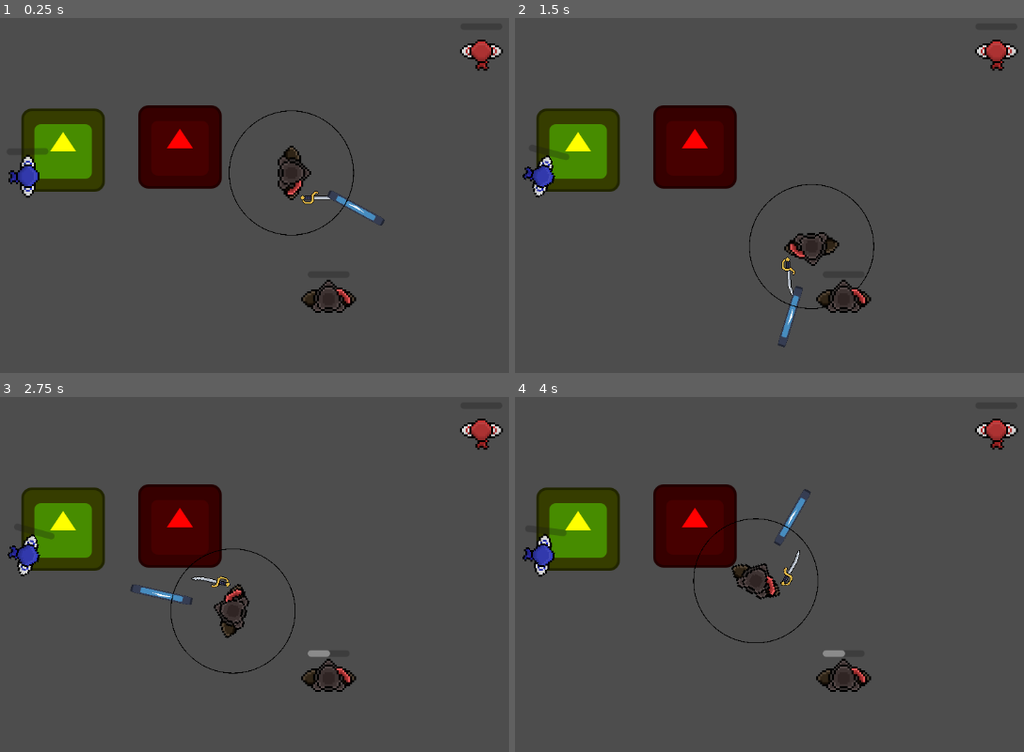
Above: before the commit, frames 1-4 (two rows, left to right).
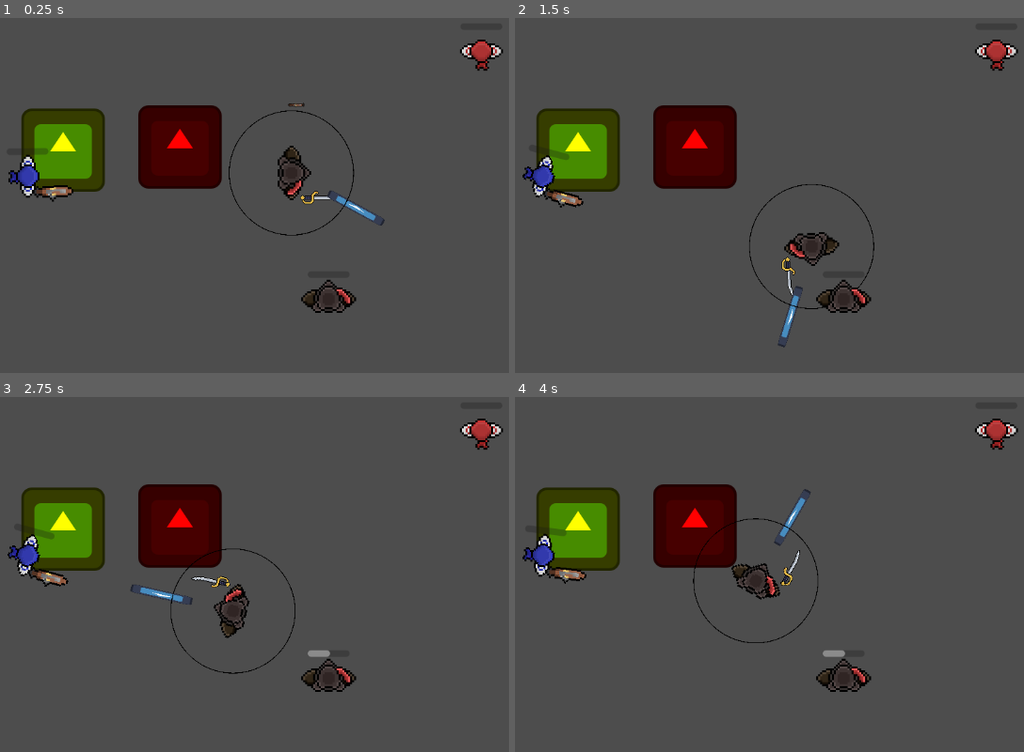
Above: after the commit, the same moments.

Repository: Maccy-0/1-Tap-Adventure
Game: Godot game, scene res://Scenes/MainScene.tscn
Same seed, same stepped clock (60 frames per second), same inputs: the game is played once before the commit and once after it. The engine's default icon, where the game draws it, is replaced by a stand-in: a white triangle on a blue panel in a dark square.
Inputs (mouse positions are in pixels of both pictures, inside the frame that each line leads up to):
- Up to frame 1 (0.25 s): no input
- Up to frame 2 (1.5 s): tap Enter at 0.5 s; move the mouse to (922, 156) at 0.52 s; hold Space (action) 0.53-1.28 s; click (922, 156) at 0.67 s; move the mouse to (606, 199) at 1.27 s; tap F at 1.35 s; click (606, 199) at 1.42 s
- Up to frame 3 (2.75 s): move the mouse to (320, 460) at 2.02 s; hold Space (action) from 2.03 s (still down); click (320, 460) at 2.17 s
- Up to frame 4 (4 s): move the mouse to (718, 638) at 2.77 s; release Space (action) at 2.78 s; tap F at 2.85 s; click (718, 638) at 2.92 s; move the mouse to (983, 617) at 3.52 s; hold Space (action) from 3.53 s (still down); click (983, 617) at 3.67 s

The runs differ from the first frame. In frame 1, 0.3% of the frame differs, in the area x 6-60%, y 23-52%; in frame 2, 0.2%; in frame 3, 0.2%; in frame 4, 0.2%.

Commit message:
Tried to make bullets

Diff:
--- /dev/null
+++ b/Assets/bullet.tscn
@@ -0,0 +1,25 @@
+[gd_scene load_steps=4 format=3 uid="uid://d36txlgpwx75l"]
+
+[ext_resource type="Script" uid="uid://bmypj4j7qyrs0" path="res://Scenes/bullet.gd" id="1_oaut8"]
+[ext_resource type="Texture2D" uid="uid://dchv2apoynxbw" path="res://Assets/Blunderbuss.png" id="2_yyg5r"]
+
+[sub_resource type="CircleShape2D" id="CircleShape2D_6rnll"]
+radius = 6.009268
+
+[node name="Bullet" type="Area2D"]
+rotation = 1.5707964
+scale = Vector2(3, 3)
+script = ExtResource("1_oaut8")
+
+[node name="Sprite2D" type="Sprite2D" parent="."]
+scale = Vector2(0.25, 0.25)
+texture = ExtResource("2_yyg5r")
+
+[node name="CollisionShape2D" type="CollisionShape2D" parent="."]
+shape = SubResource("CircleShape2D_6rnll")
+
+[node name="VisibleOnScreenEnabler2D" type="VisibleOnScreenEnabler2D" parent="."]
+
+[connection signal="body_entered" from="." to="." method="_on_body_entered"]
+[connection signal="visibility_changed" from="." to="." method="_on_visibility_changed"]
+[connection signal="screen_exited" from="VisibleOnScreenEnabler2D" to="." method="_on_visible_on_screen_enabler_2d_screen_exited"]
--- a/Scenes/MainScene.tscn
+++ b/Scenes/MainScene.tscn
@@ -12,7 +12,9 @@
 [ext_resource type="Script" uid="uid://dq4w0ntqhmlvm" path="res://Scenes/health_barrel.gd" id="10_4b75m"]
 [ext_resource type="Texture2D" uid="uid://blc3hsl8esn4u" path="res://Assets/Blue Pirate Enemy.png" id="11_8ju71"]
 [ext_resource type="Script" uid="uid://cbpfifj1pcpms" path="res://Scenes/ranger.gd" id="11_xb4mg"]
+[ext_resource type="Texture2D" uid="uid://bluwc0x5m8l8y" path="res://Assets/Flintlock.png" id="13_5qxwa"]
 [ext_resource type="Script" uid="uid://bqwdo3h11onfn" path="res://Scenes/health_bar.gd" id="13_6t1o7"]
+[ext_resource type="PackedScene" uid="uid://d36txlgpwx75l" path="res://Assets/bullet.tscn" id="15_xc4hf"]
 
 [sub_resource type="CircleShape2D" id="CircleShape2D_6t1o7"]
 radius = 14.0
@@ -144,6 +146,11 @@
 scale = Vector2(0.16, 0.16)
 shape = SubResource("RectangleShape2D_qxria")
 
+[node name="Sprite2D" type="Sprite2D" parent="Ranger/Sprite2D"]
+texture_filter = 1
+position = Vector2(7.9999995, -12.333334)
+texture = ExtResource("13_5qxwa")
+
 [node name="HealthBar" type="ProgressBar" parent="Ranger"]
 offset_left = -31.0
 offset_top = -43.0
@@ -158,6 +165,9 @@
 [node name="CollisionShape2D" type="CollisionShape2D" parent="Ranger/Area2D"]
 shape = SubResource("CircleShape2D_xb4mg")
 
+[node name="Bullet" parent="." instance=ExtResource("15_xc4hf")]
+position = Vector2(656, 121)
+
 [connection signal="area_entered" from="Player/Area2D" to="Player" method="_on_area_2d_area_entered"]
 [connection signal="area_exited" from="Player/Area2D" to="Player" method="_on_area_2d_area_exited"]
 [connection signal="body_shape_entered" from="Player/Area2D" to="Player" method="_on_area_2d_body_shape_entered"]
--- /dev/null
+++ b/Scenes/bullet.gd
@@ -0,0 +1,22 @@
+extends Area2D
+
+@export var speed := 400.0
+var direction := Vector2.ZERO
+
+func _ready():
+	# Convert rotation into a direction vector
+	direction = Vector2.RIGHT.rotated(rotation)
+
+func _process(delta):
+	position += direction * speed * delta
+
+func _on_body_entered(body):
+	if body.is_in_group("player"):
+		var player = get_tree().get_first_node_in_group("player")
+
+		if player:
+			player.take_damage(1)
+		queue_free()
+
+func _on_visible_on_screen_enabler_2d_screen_exited() -> void:
+	queue_free()
--- a/Scenes/ranger.gd
+++ b/Scenes/ranger.gd
@@ -8,6 +8,7 @@
 var hit_color = Color(1,0.3,0.3)
 
 var enemies_in_range
+var timer = 0
 
 func _ready():
 	add_to_group("enemies")
@@ -33,6 +34,21 @@
 	await get_tree().create_timer(hit_flash_time).timeout
 
 	modulate = normal_color
+
+func _physics_process(delta):
+	#print(enemies_in_range)
+	if enemies_in_range != null:
+		timer += delta
+		if timer > 3:
+			if enemies_in_range != null:
+				#var bullet = $"../Bullet".instantiate()
+				#bullet.global_position = global_position
+				#bullet.rotation = rotation
+				#get_tree().current_scene.add_child(bullet)
+				print("Fire")
+				timer = 0
+			else:
+				timer = 0
 
 func update_health_bar():
 	var bar = $HealthBar
Not shown: 1 places in Scenes/MainScene.tscn that only renumber resources
Not shown, added: Scenes/bullet.gd.uid
